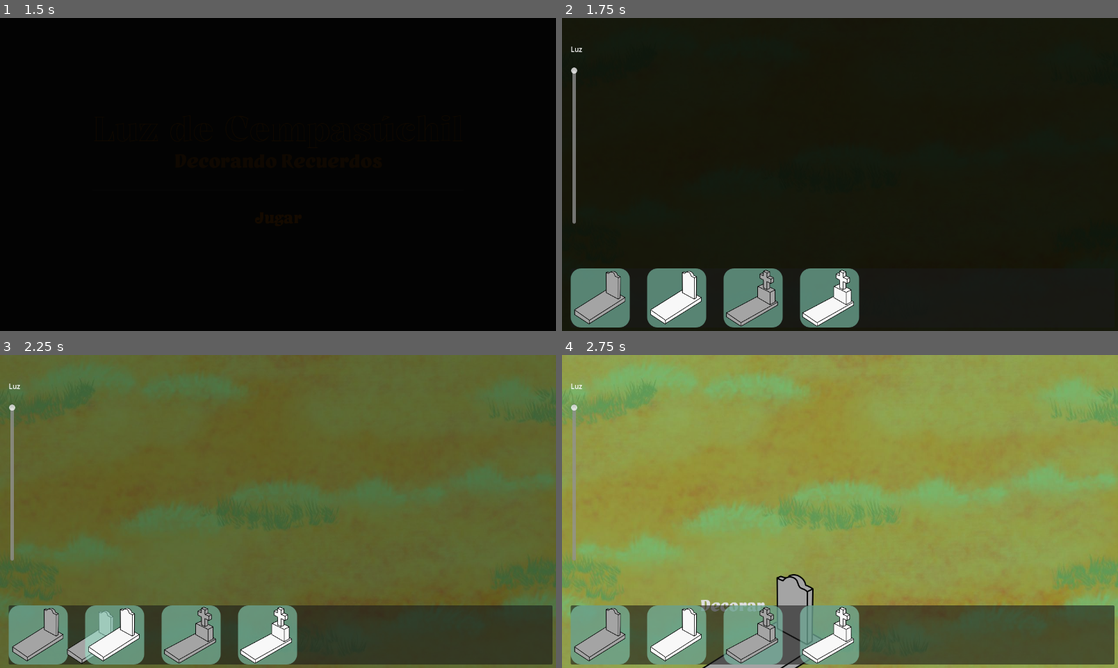
Above: before the commit, frames 1-4 (two rows, left to right).
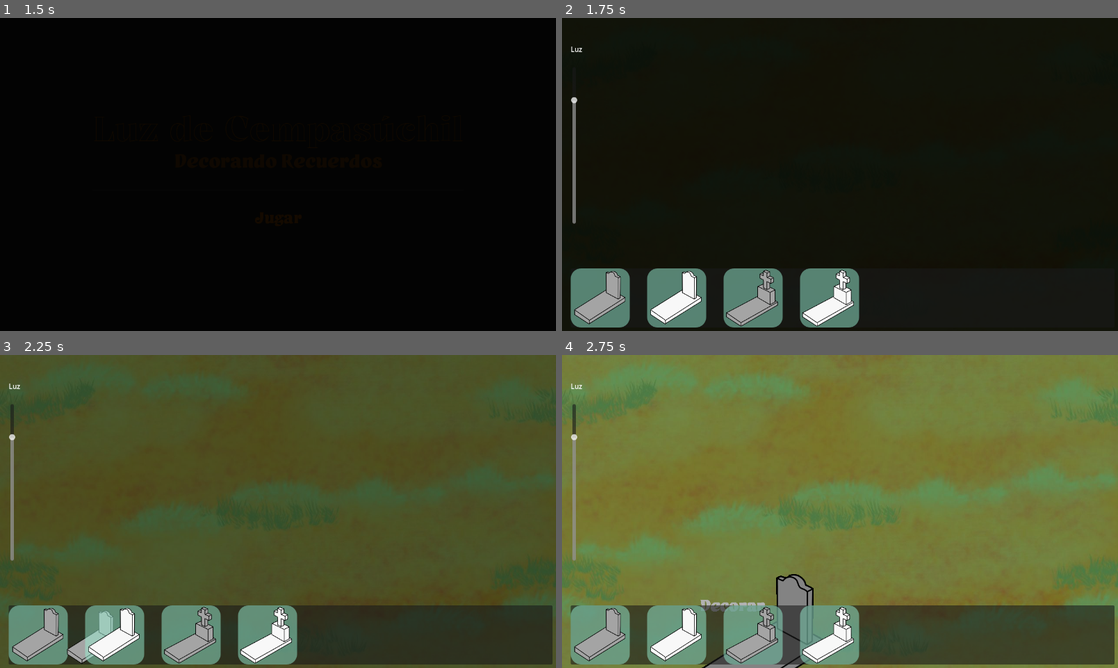
Above: after the commit, the same moments.

Repository: M0G1WARA/game-jam-2025
Game: Godot game, scene res://Scenes/MainMenu/main_menu.tscn
Two runs of this game, one before a commit and one after it. Both use one fixed random seed, a clock stepped at 60 frames per second and the inputs below.
Inputs (mouse positions are in pixels of both pictures, inside the frame that each line leads up to):
- Up to frame 1 (1.5 s): click "Jugar" at 0.5 s; click "Jugar" at 1.25 s
- Up to frame 2 (1.75 s): no input
- Up to frame 3 (2.25 s): drag from (38, 633) to (189, 636) at 2.02 s
- Up to frame 4 (2.75 s): no input

Frame 1 is identical in both runs. In frame 2, less than 0.1% of the frame differs, in the area x 1-3%, y 15-28%; in frame 3, less than 0.1%; in frame 4, 81%, in the area x 0-100%, y 0-100%.
Error in both runs: Cannot call method 'change_scene_to_file' on a null value. (res://Scenes/MainMenu/main_menu.gd:11)

Commit message:
Fix light

Diff:
--- a/Global/Global.gd
+++ b/Global/Global.gd
@@ -19,3 +19,5 @@
 	"position": Vector2.ZERO,
 	"zoom": Vector2.ONE
 }
+
+var light = 0.8
--- a/Scenes/Decoration/decoration.gd
+++ b/Scenes/Decoration/decoration.gd
@@ -7,6 +7,7 @@
 
 func _ready():
 	set_data(Global.decoration_data)
+	$Default/HUD.get_node("MarginContainer/VBoxContainer/VSlider").value = Global.light
 	Transition.fade_in()
 	await Transition.transition_finished
 
--- a/Scenes/Game/game.gd
+++ b/Scenes/Game/game.gd
@@ -4,6 +4,7 @@
 var grave_scene = preload("res://Scenes/Grave/grave.tscn")
 
 func _ready():
+	$HUD.get_node("MarginContainer/VBoxContainer/VSlider").value = Global.light
 	load_objects()
 	Transition.fade_in()
 	await Transition.transition_finished
--- a/Scenes/HUD/hud.gd
+++ b/Scenes/HUD/hud.gd
@@ -48,6 +48,7 @@
 
 
 func _on_v_slider_value_changed(value):
+	Global.light = value
 	if is_horizontal:
 		get_owner().get_node("Light").color = Color(value, value, value, 255)
 	else:
--- a/Scenes/HUD/hud.tscn
+++ b/Scenes/HUD/hud.tscn
@@ -85,6 +85,7 @@
 [node name="VSlider" type="VSlider" parent="MarginContainer/VBoxContainer"]
 custom_minimum_size = Vector2(0, 360)
 layout_mode = 2
+focus_mode = 0
 max_value = 1.0
 step = 0.1
 value = 1.0
